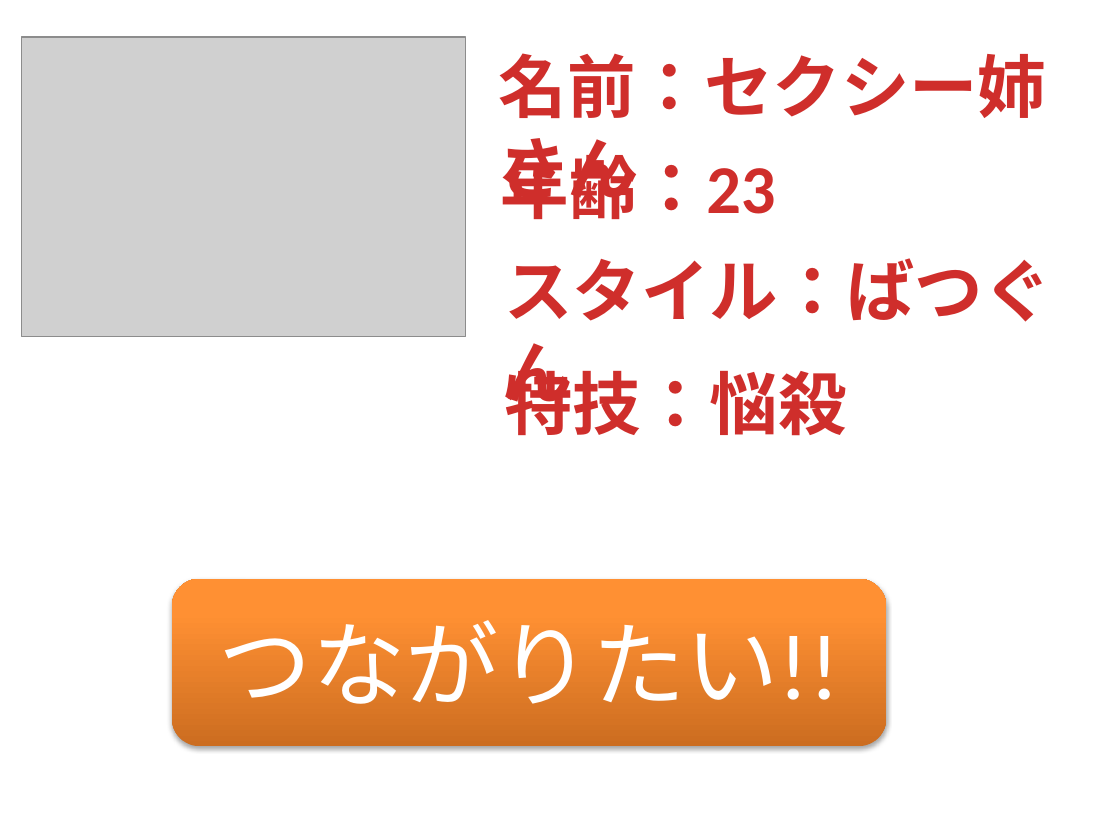
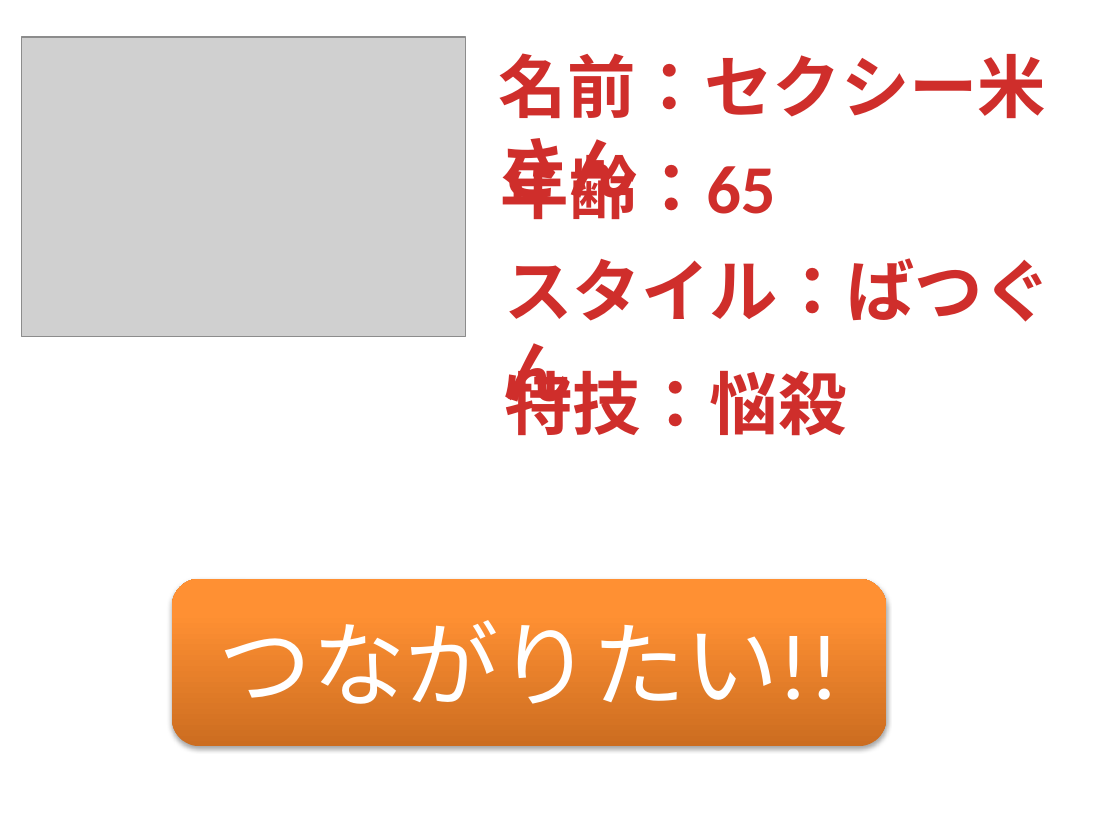
Before and after one commit to TakahiroYamamoto/NME, a slide deck: slide 18 of hakkason.pptx. Drawn at 1120x840 pixels with LibreOffice and Linux fonts; fonts in the diff are those of the drawing; grey boxes stand for pictures. Boxes give left, top, right and bottom in pixels: in the first picture for what was removed or moved away, otherwise in the second. Text is boxed around its words. In the diff, an @@ line names an element or a change of style, - is before the commit and + after.

```diff
--- a/hakkason.pptx
+++ b/hakkason.pptx
@@ text at (499, 53, 1046, 212): text changed @@
-名前：セクシー姉さん
+名前：セクシー米さん
@@ text at (501, 144, 776, 219): text changed @@
-年齢：23
+年齢：65
```
Also in this commit, not shown: 1 other slide changed, 1 slide added, 1 slide removed.
